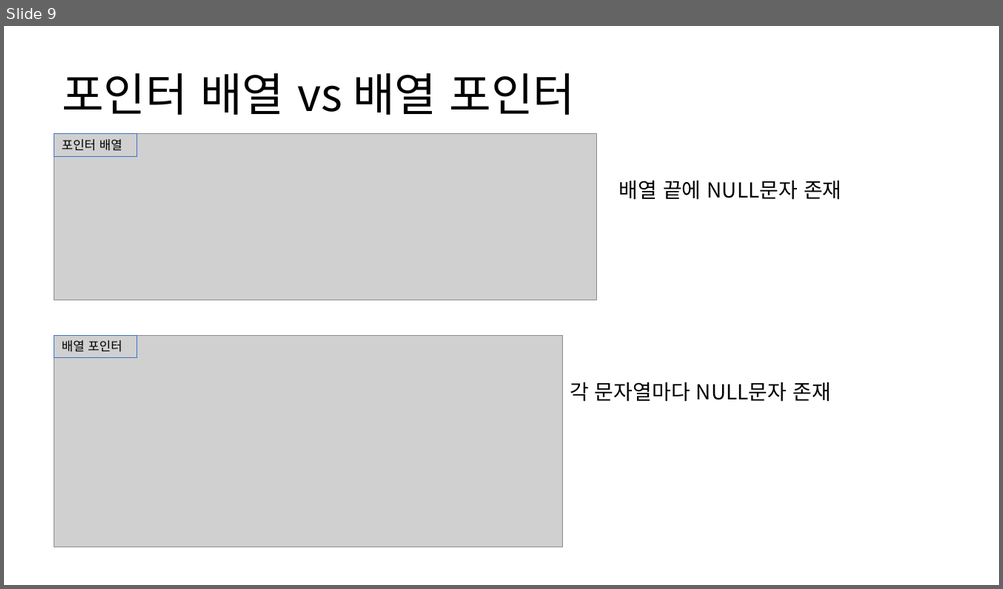
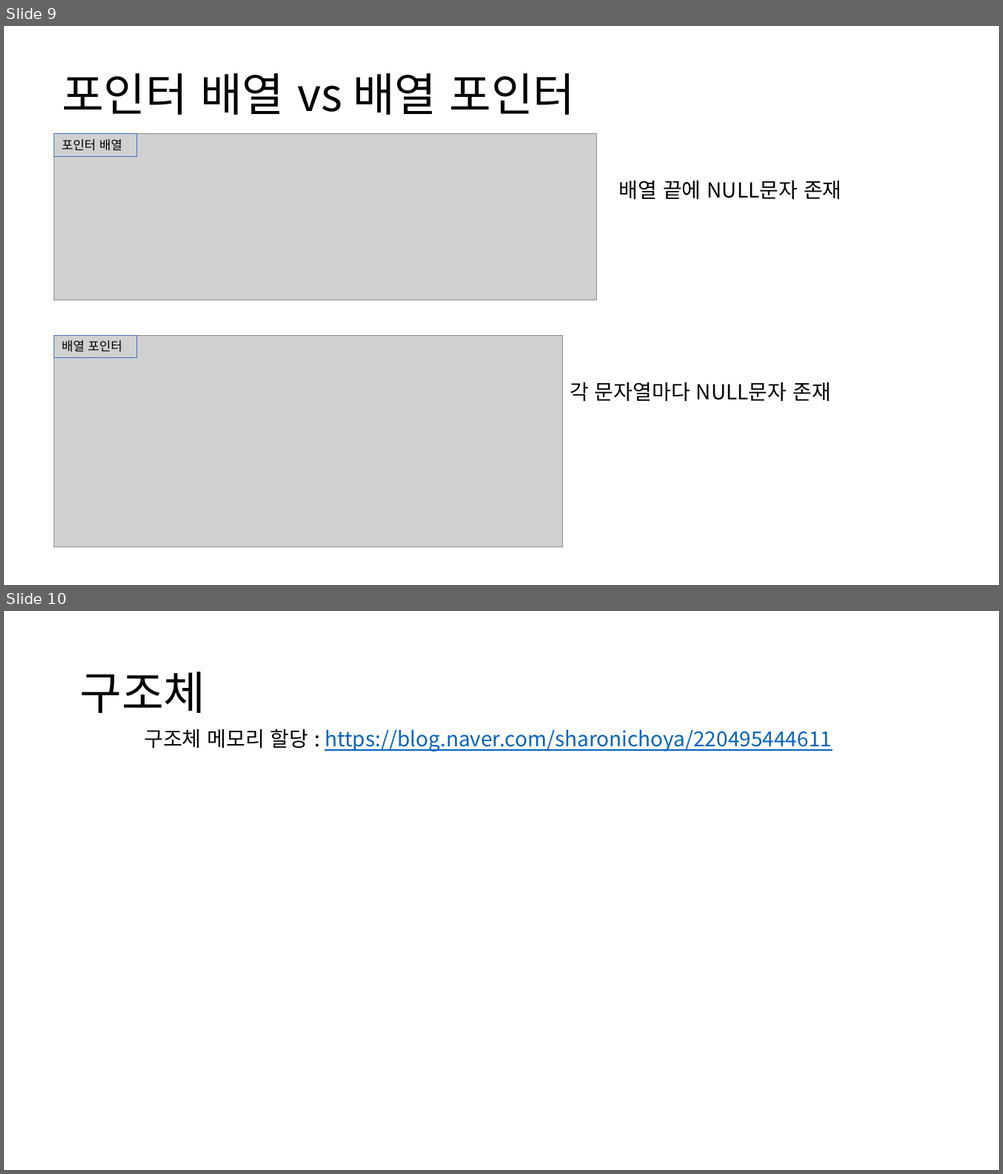
Before and after one commit to sejjun/darkent-with-C, a slide deck: darknet_withC.pptx. Shown one above the other, each under a label of ours: slide 9 before the commit, slides 9 and 10 after it. The pictures are 1003x589 and 1003x1174 pixels, drawn with LibreOffice and Linux fonts; fonts in the diff are those of the drawing; grey boxes stand for pictures. Boxes give left, top, right and bottom in pixels: in the first picture for what was removed or moved away, otherwise in the second. Text is boxed around its words. In the diff, an @@ line names an element or a change of style, - is before the commit and + after.

Commit message:
0727

```diff
--- a/darknet_withC.pptx
+++ b/darknet_withC.pptx
@@ slide 10 added at [4,611,999,1170], background #FFFFFF @@
@@ title added at [79,672,205,713], 44 pt, text #000000 @@
+구조체
@@ text added at [144,729,831,752], 20 pt, text #0563C1, underline @@
+구조체 메모리 할당 : https://blog.naver.com/sharonichoya/220495444611
```
Also in this commit, not shown: 1 other slide added, 1 slide removed.
